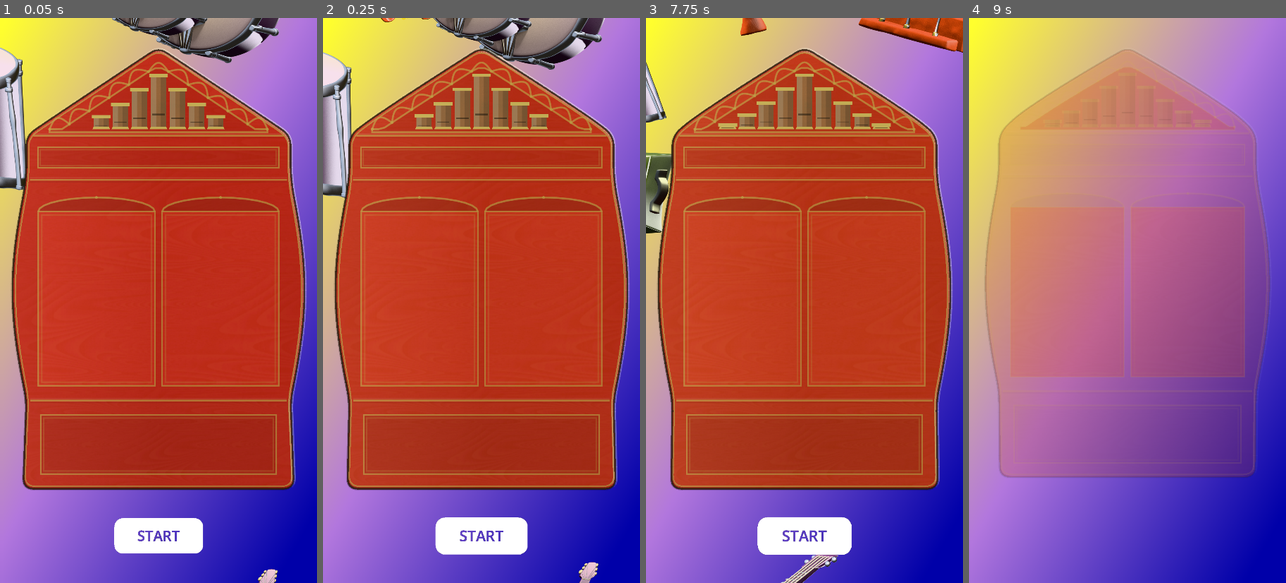
Above: before the commit, frames 1-4 (left to right).
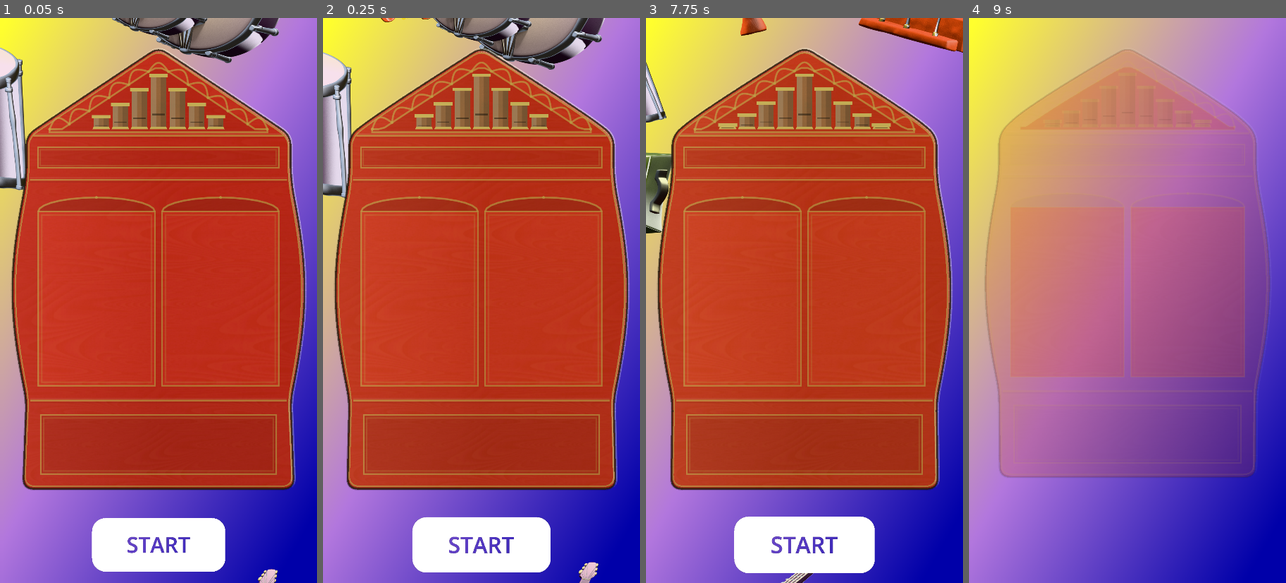
Above: after the commit, the same moments.

Repository: jwotto/speelklok-museum
Game: Godot game, scene res://scenes/main.tscn
Two runs of this game, one before a commit and one after it. Both use one fixed random seed, a clock stepped at 60 frames per second and the inputs below.
Inputs (mouse positions are in pixels of both pictures, inside the frame that each line leads up to; where the layout moved, square brackets give the same spot in the first picture):
- Up to frame 1 (0.05 s): no input
- Up to frame 2 (0.25 s): no input
- Up to frame 3 (7.75 s): click (804, 543) [804, 537] at 0.5 s; click (804, 543) at 1.25 s; click (804, 543) at 2 s; click (823, 543) at 2.75 s; click (671, 554) at 3.5 s; click (823, 543) at 4.25 s; click (728, 554) at 5 s; tap Enter at 5.75 s; drag from (861, 475) to (836, 176) at 5.77 s; drag from (741, 328) to (788, 413) at 6.52 s; move the mouse to (836, 176) at 7.27 s; tap 1 at 7.35 s; click (836, 176) at 7.42 s; tap 9 at 7.55 s
- Up to frame 4 (9 s): click (1127, 543) [1127, 537] at 8 s; click (1127, 543) at 8.75 s

The runs differ from the first frame. In frame 1, 2.6% of the frame differs, in the area x 28-72%, y 88-98%; in frame 2, 2.7%; in frame 3, 2.8%, in the area x 27-73%, y 88-99%; in frame 4, nothing differs.

Commit message:
⏱️ Inactiviteit reset + start delay + grotere START knop
- 20 seconden geen input → terug naar startscherm
- Na reset: START knop verschijnt pas na 4 seconden
- START knop 1.5x groter (450x180, font 72)
- start_phase_index op 0 (start altijd in demo mode)

Co-Authored-By: Claude Opus 4.6 (1M context) <noreply@anthropic.com>

Diff:
--- a/scenes/fase_body_builder/fase_body_builder.gd
+++ b/scenes/fase_body_builder/fase_body_builder.gd
@@ -19,6 +19,7 @@
 var _demo_mode: bool = true
 var _demo_time: float = 0.0
 var _start_button: Control = null
+var _start_delay: float = 0.0  ## Vertraging voordat START knop verschijnt
 var _floating_container: Node2D = null
 var _spawn_timer: float = 0.0
 
@@ -57,6 +58,12 @@
 	_start_demo()
 
 
+func set_phase_data(data: Dictionary) -> void:
+	# Ontvang start_delay van main.gd
+	if data.has("start_delay"):
+		_start_delay = data["start_delay"]
+
+
 func _start_demo() -> void:
 	_demo_mode = true
 	_demo_time = 0.0
@@ -64,22 +71,25 @@
 	# Container voor zwevende stickers (achter de kast)
 	_floating_container = Node2D.new()
 	add_child(_floating_container)
-	move_child(_floating_container, 1)  # Na Background, voor BodyShape
+	move_child(_floating_container, 1)
 
 	# Spawn een flinke groep stickers direct
 	for i in 10:
-		_spawn_floating_sticker(true)
-
-	# Maak start knop
-	_create_start_button()
+		_spawn_floating_sticker()
+
+	# Maak start knop (met delay als die ingesteld is)
+	if _start_delay > 0:
+		get_tree().create_timer(_start_delay).timeout.connect(_create_start_button)
+	else:
+		_create_start_button()
 
 
 func _create_start_button() -> void:
 	## Grote pulserende play knop onderaan het scherm
 	# START knop: wit vlak met uitgesneden tekst (knockout effect)
-	var btn_w = 300
-	var btn_h = 120
-	var corner_r = 30
+	var btn_w = 450
+	var btn_h = 180
+	var corner_r = 45
 
 	# Render de knop als image: wit met afgeronde hoeken, tekst als gaten
 	var img = Image.create(btn_w, btn_h, true, Image.FORMAT_RGBA8)
@@ -102,7 +112,7 @@
 
 	# Render "START" tekst op een apart image
 	var font = ThemeDB.fallback_font
-	var font_size = 48
+	var font_size = 72
 	var text_size = font.get_string_size("START", HORIZONTAL_ALIGNMENT_CENTER, -1, font_size)
 	var text_x = int((btn_w - text_size.x) / 2.0)
 	var text_y = int((btn_h + text_size.y) / 2.0) - int(font.get_descent(font_size))
--- a/scenes/main.gd
+++ b/scenes/main.gd
@@ -10,13 +10,20 @@
 ## Array van phase scenes in volgorde
 @export var phase_scenes: Array[PackedScene] = []
 ## Welke fase start bij opstarten (0-indexed)
-@export var start_phase_index: int = 1
+@export var start_phase_index: int = 0
+
+@export_group("Inactiviteit")
+## Seconden zonder input voordat de app terug naar start gaat
+@export var inactivity_timeout: float = 20.0
+## Seconden wachten na reset voordat de START knop verschijnt
+@export var start_delay: float = 4.0
 
 @onready var _phase_container: Node2D = $PhaseContainer
 
 var _current_phase_index: int = -1
 var _current_phase: Node = null
 var _phase_data: Dictionary = {}
+var _inactivity_timer: float = 0.0
 
 
 func _ready() -> void:
@@ -34,9 +41,25 @@
 	start_phase(start_phase_index)
 
 
+func _process(delta: float) -> void:
+	if Engine.is_editor_hint():
+		return
+	# Inactiviteit: terug naar start na timeout (niet in fase 0 = startscherm)
+	if _current_phase_index > 0:
+		_inactivity_timer += delta
+		if _inactivity_timer >= inactivity_timeout:
+			_inactivity_timer = 0.0
+			_phase_data = {"start_delay": start_delay}
+			_current_phase_index = -1  # Force reload
+			start_phase(0)
+
+
 func _input(event: InputEvent) -> void:
 	if Engine.is_editor_hint():
 		return
+	# Reset inactiviteit timer bij elke input
+	if event is InputEventScreenTouch or event is InputEventScreenDrag or event is InputEventMouseButton:
+		_inactivity_timer = 0.0
 	# ESC = afsluiten
 	if event is InputEventKey and event.pressed:
 		if event.keycode == KEY_ESCAPE:
@@ -59,7 +82,7 @@
 	## Laad en activeer een fase
 	if index < 0 or index >= phase_scenes.size():
 		return
-	if index == _current_phase_index:
+	if index == _current_phase_index and _current_phase != null:
 		return
 	# Verwijder huidige fase
 	if _current_phase != null:
@@ -69,7 +92,9 @@
 	_current_phase_index = index
 	_current_phase = phase_scenes[index].instantiate()
 	_phase_container.add_child(_current_phase)
-	# Geef data van vorige fase door
+	# Geef data door — bij terugkeer naar start, stuur start_delay mee
+	if index == 0 and _phase_data.is_empty():
+		_phase_data = {"start_delay": start_delay}
 	if _current_phase.has_method("set_phase_data") and _phase_data.size() > 0:
 		_current_phase.set_phase_data(_phase_data)
 	# Verbind phase_completed signal als de fase dat heeft
